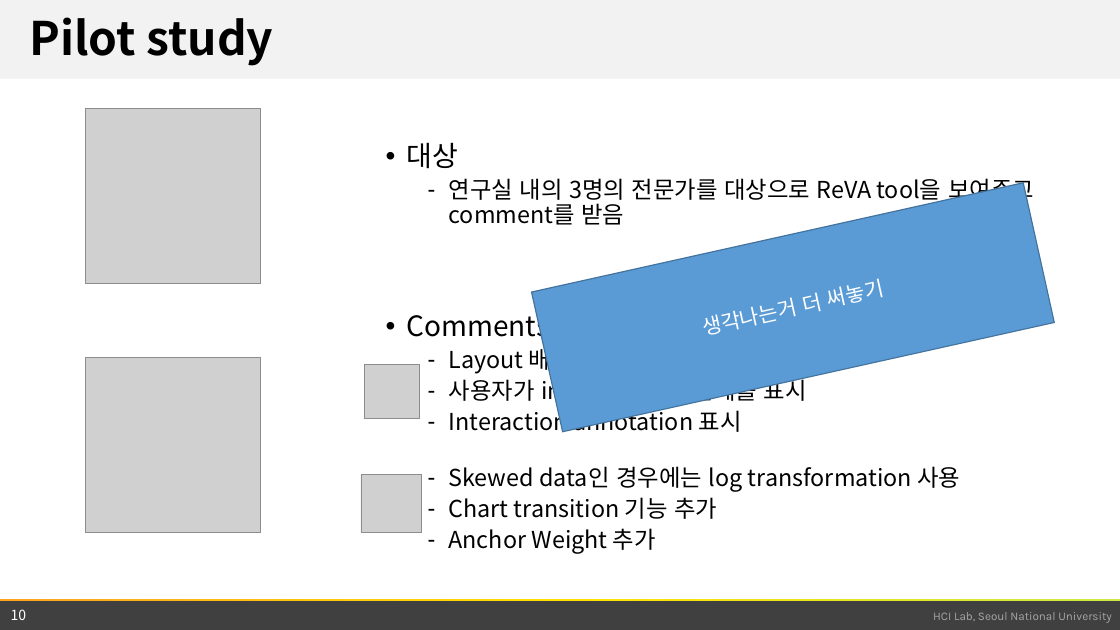
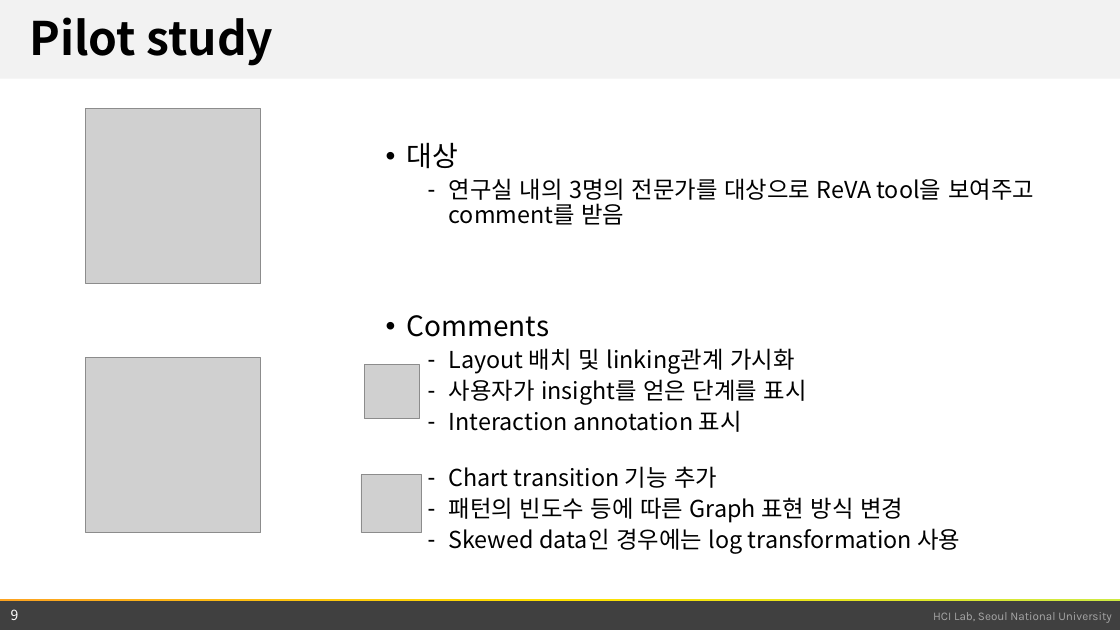
Before and after one commit to snu-infovis-2017/ReVA, a slide deck: slide 9 of term_project.pptx (slide 10 before the commit). Drawn at 1120x630 pixels with LibreOffice and Linux fonts; fonts in the diff are those of the drawing; grey boxes stand for pictures; background and template pictures are left out. Boxes give left, top, right and bottom in pixels: in the first picture for what was removed or moved away, otherwise in the second. Text is boxed around its words. In the diff, an @@ line names an element or a change of style, - is before the commit and + after.

```diff
--- a/term_project.pptx
+++ b/term_project.pptx
@@ rectangle removed at [532,183,1055,432] @@
-생각나는거 더 써놓기
@@ text at [449,348,794,374]: text changed @@
-  – Layout 배치
+  – Layout 배치 및 linking관계 가시화
@@ text at [449,466,903,523]: paragraphs added @@
+  – Chart transition 기능 추가
+  – 패턴의 빈도수 등에 따른 Graph 표현 방식 변경
@@ text at [449,497,717,554]: paragraphs removed @@
-  – Chart transition 기능 추가
-  – Anchor Weight 추가
@@ page number at [11,609,19,620]: text changed @@
-10
+9
```
Also in this commit, not shown: 4 other slides changed, 4 slides added, 7 slides removed.
